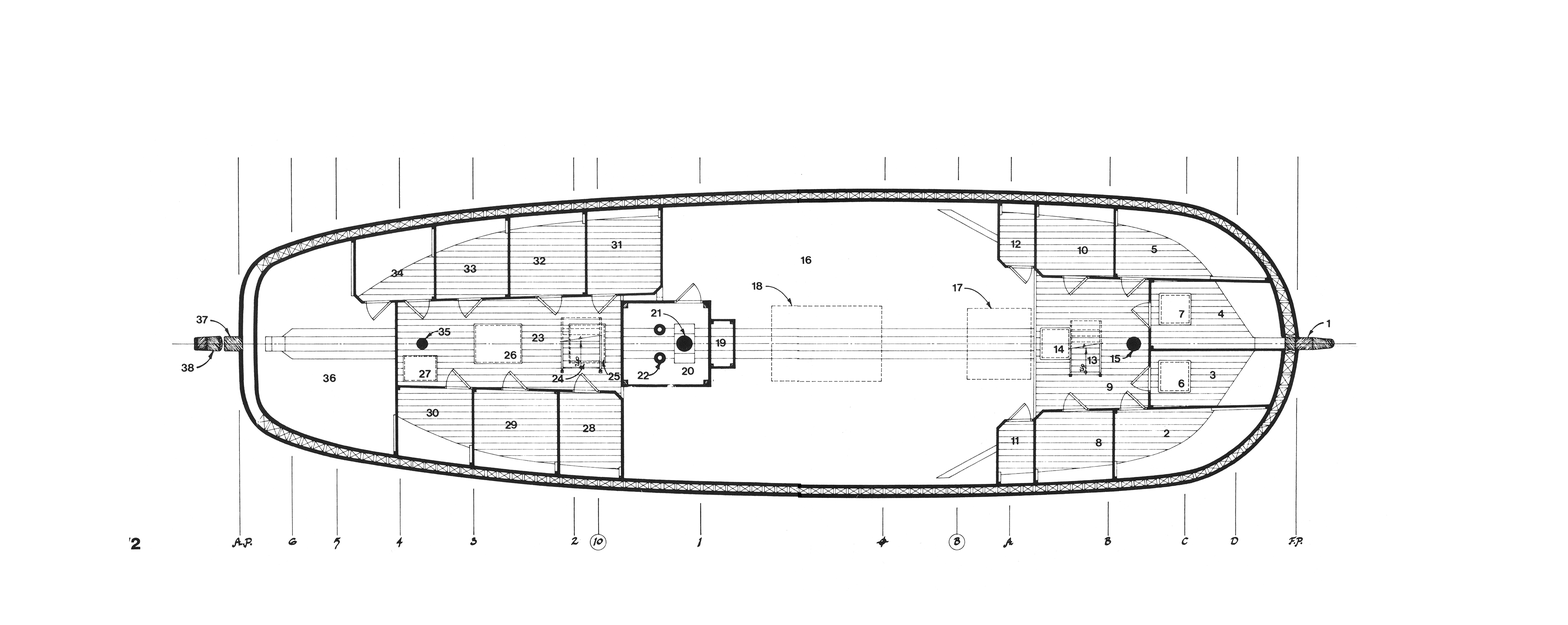
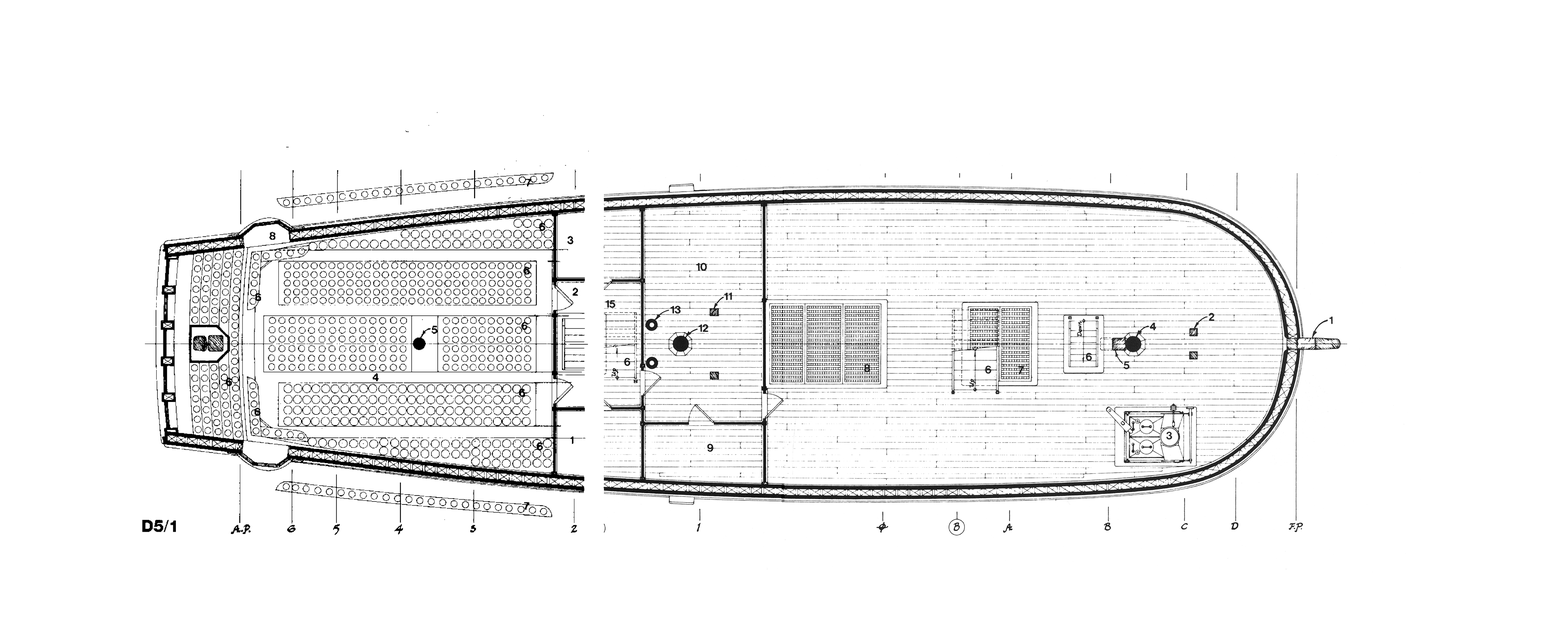
Before/after of a 1568x625 layered artwork. What changed in the layer stack:
added layer "Слой 1" (dissolve) in group "Deck" over [129, 112, 604, 551]
hid "HoldDeck" over [129, 112, 1421, 591]
showed "LowerDeck" over [129, 112, 1421, 591]